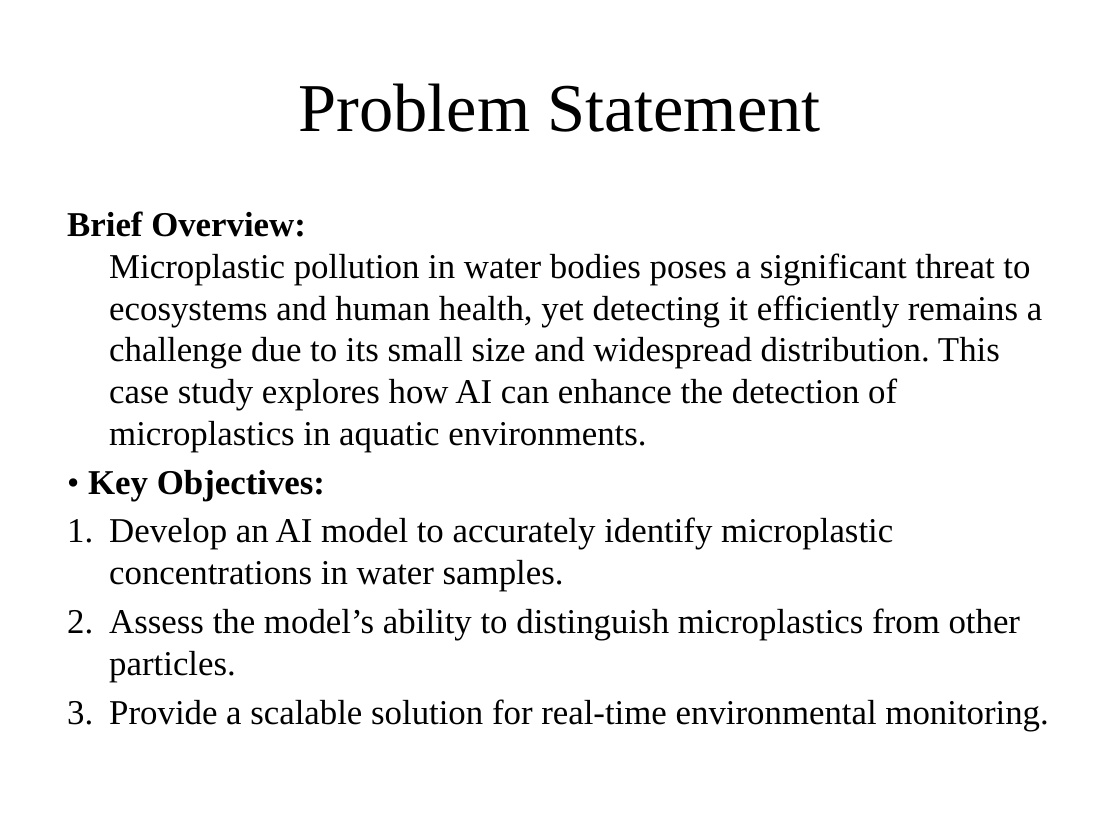
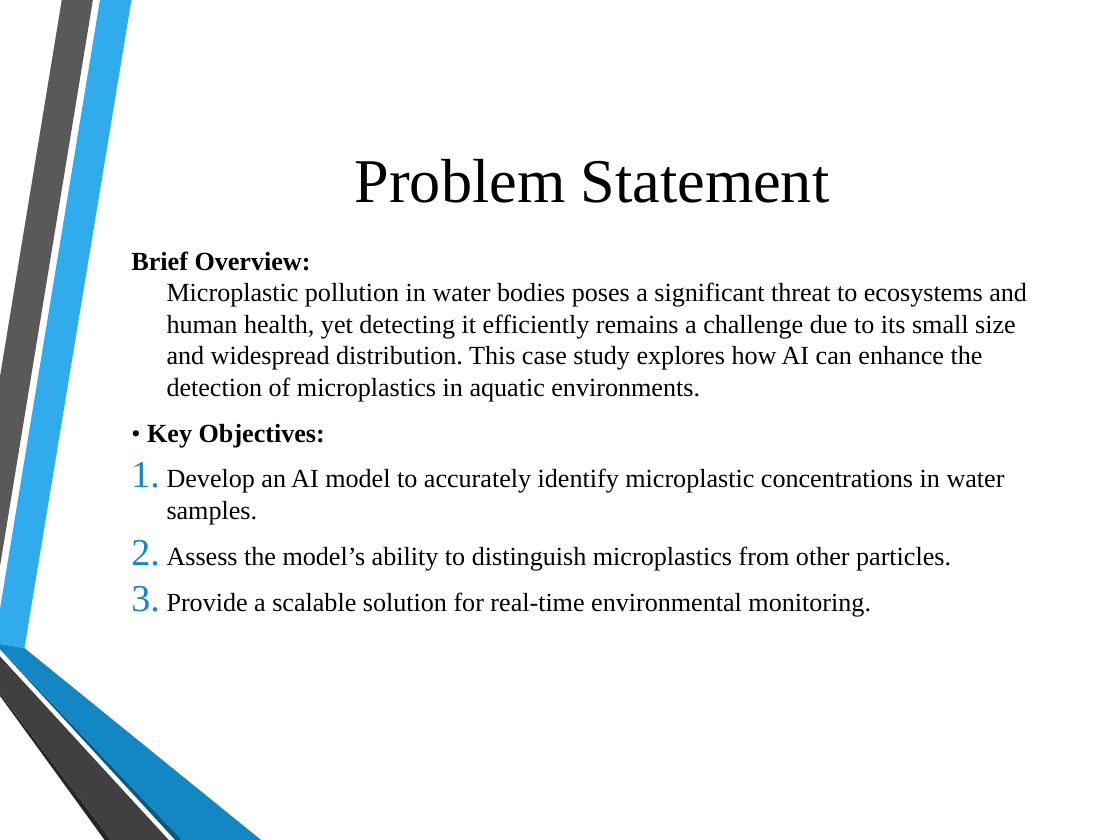
Before and after one commit to Hrishikeshgithub/Microplastic-Pollution-Detection-Using-AI, a slide deck: slide 3 of Microplastic Pollution Detection Using AI.pptx. Drawn at 1120x840 pixels with LibreOffice and Linux fonts; fonts in the diff are those of the drawing; background and template pictures are left out. Boxes give left, top, right and bottom in pixels: in the first picture for what was removed or moved away, otherwise in the second. Text is boxed around its words. In the diff, an @@ line names an element or a change of style, - is before the commit and + after.

```diff
--- a/Microplastic Pollution Detection Using AI.pptx
+++ b/Microplastic Pollution Detection Using AI.pptx
@@ title "Problem Statement" moved from (x1=298, y1=83, x2=820, y2=132) to (x1=355, y1=158, x2=829, y2=203) @@
@@ title "Problem Statement" at (x1=355, y1=158, x2=829, y2=203): size 44 to 40 pt @@
@@ text "Brief Overview: Microplastic pollution in ..." moved from (x1=67, y1=211, x2=1048, y2=731) to (x1=131, y1=251, x2=1027, y2=617) @@
@@ text "Brief Overview: Microplastic pollution in ..." at (x1=131, y1=251, x2=1027, y2=617): size 22.4 to 16.8 pt; indent changed; more space between paragraphs; vertical alignment top to middle @@
@@ group added at (x1=0, y1=0, x2=261, y2=840): 6 freeform shapes @@
```
Also in this commit, not shown: 8 other slides changed.
